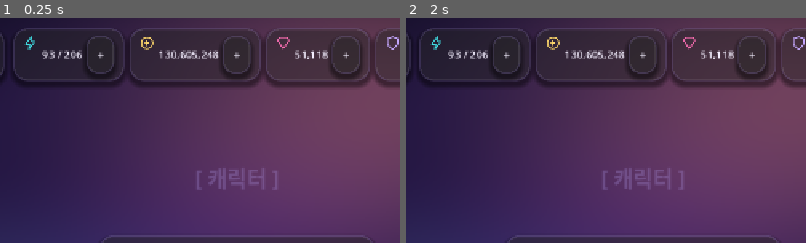
Above: before the commit, frames 1-2 (left to right).
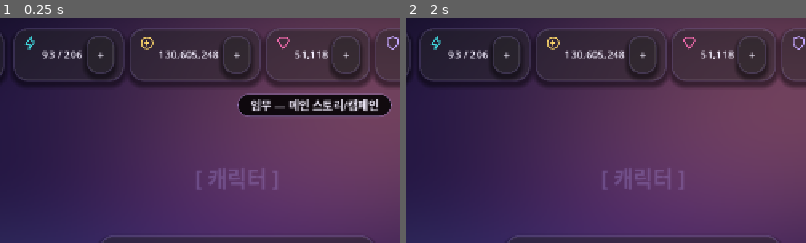
Above: after the commit, the same moments.

Repository: KADSA-OFFICIAL/Group-2
Game: Godot game, scene res://Boot.tscn
Same seed, same stepped clock (60 frames per second), same inputs: the game is played once before the commit and once after it.
Inputs (mouse positions are % of the whole screen's width and height, from its top left):
- Up to frame 1 (0.25 s): no input
- Up to frame 2 (2 s): click "＋" at 0.5 s; click (88, 8) at 1.25 s
The pictures show only the part of the screen within x 20-70%, y 0-50%; the shares and areas given below are measured in that part.

The runs differ from the first frame. In frame 1, 3.6% of the frame differs, in the area x 59-98%, y 33-44%; in frame 2, nothing differs.
Error before the commit: Invalid assignment of property or key 'text' with value of type 'String' on a base object of type 'Nil'. (res://screens/main/main_screen.gd:181)

Commit message:
fix: _build_toast()를 _build_bottom_bar() 앞으로 이동, stage_select GlowButton preload 사용
- main_screen.gd: set_active()가 즉시 nav_selected 시그널을 emit해 _show_toast()를 호출하므로
  _toast가 null인 상태에서 .text 접근 → SCRIPT ERROR 발생. _build_toast()를 먼저 호출하도록 순서 변경.
- stage_select.gd: GlowButton.new() → _GlowButtonScript.new() (preload 일관성)

헤드리스 체크에서 SCRIPT ERROR 0 확인.

Co-Authored-By: Claude Sonnet 4.6 <noreply@anthropic.com>

Diff:
--- a/screens/main/main_screen.gd
+++ b/screens/main/main_screen.gd
@@ -58,8 +58,8 @@
 	_bind_icons()
 	GameData.stamina_changed.connect(func(c, m): stamina_value.text = "%d / %d" % [c, m])
 
+	_build_toast()        # toast 먼저 생성 — set_active()가 시그널 emit해 _show_toast()를 즉시 호출함
 	_build_bottom_bar()
-	_build_toast()
 
 
 func _bind_icons() -> void:
--- a/screens/stage_select/stage_select.gd
+++ b/screens/stage_select/stage_select.gd
@@ -54,7 +54,7 @@
 	diff_hard.pressed.connect(func(): _set_difficulty(true))
 	sweep_button.pressed.connect(_on_sweep)
 
-	var deploy := GlowButton.new()
+	var deploy := _GlowButtonScript.new()
 	deploy.text = "출격"
 	deploy.subtitle = "편성 후 전투"
 	deploy.icon = load("res://assets/icons/conquest.svg")
